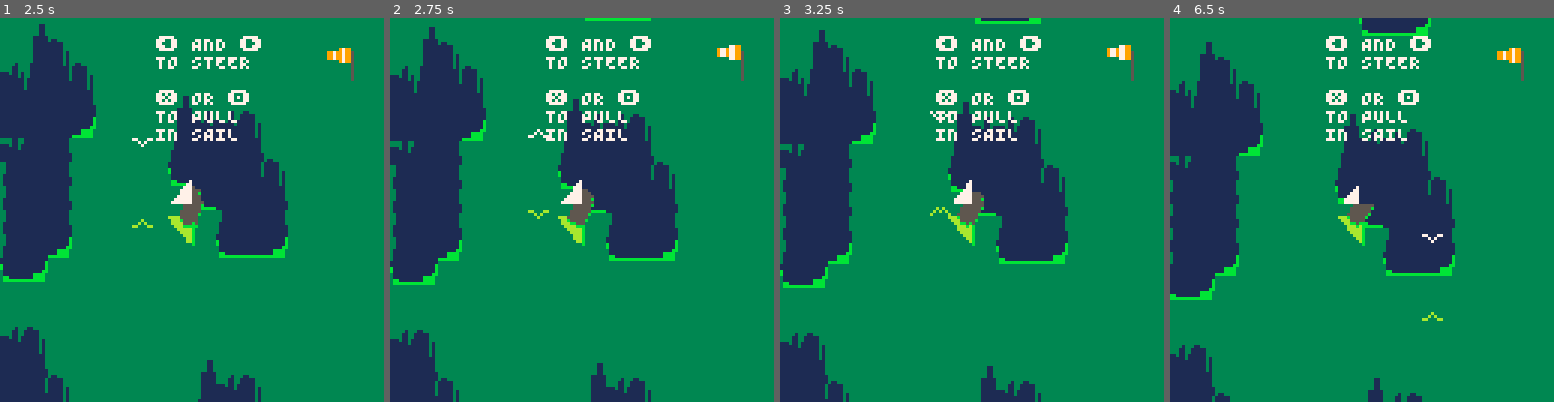
Above: before the commit, frames 1-4 (left to right).
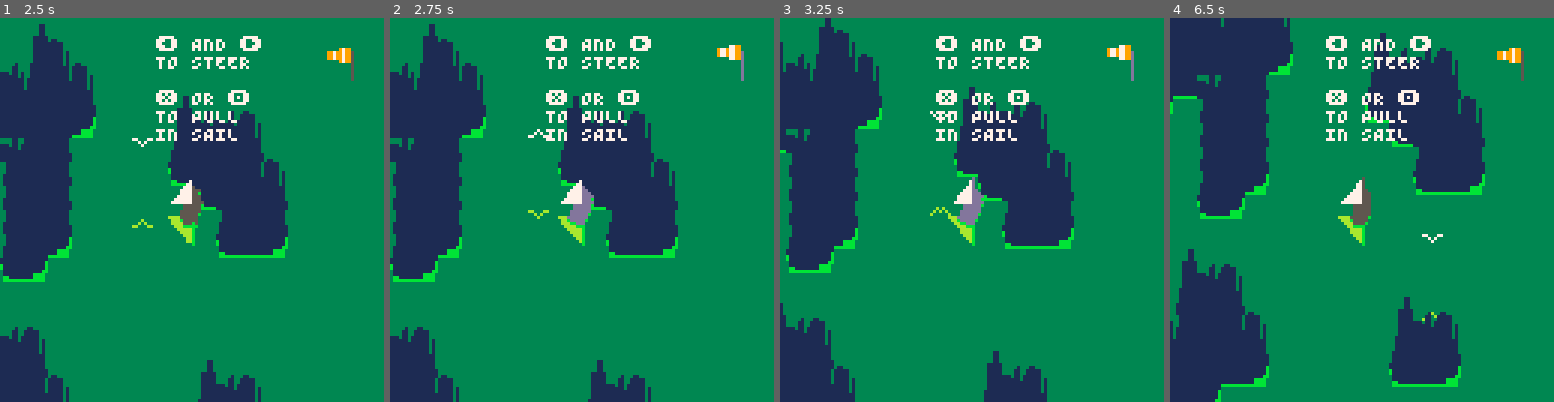
Above: after the commit, the same moments.

Repository: stekra/PICO-8-Carts
Game: PICO-8 cartridge boatgame.p8
Two runs of this game, one before a commit and one after it. Both use one fixed random seed, a clock stepped at 60 frames per second and the inputs below.
Inputs:
- Up to frame 1 (2.5 s): tap X (X key) at 0.33, 1.07, 1.85 s; tap O (Z key) at 0.7, 1.7, 2.1 s; hold Right 1.6-2.1 s; hold Right from 2.47 s (still down)
- Up to frame 2 (2.75 s): keep holding Right; tap O (Z key) at 2.5 s
- Up to frame 3 (3.25 s): tap O (Z key) at 2.9 s; tap X (X key) at 2.97 s; release Right at 3.03 s; hold Left from 3.08 s (still down)
- Up to frame 4 (6.5 s): tap O (Z key) every 0.4 s from 3.3 to 6.1 s; release Left at 3.58 s; hold Right 4.02-4.68 s; tap X (X key) at 4.08, 5.2, 6.32 s; hold Left 5.08-5.68 s; hold Right from 6.08 s (still down)

Frame 1 is identical in both runs. In frame 2, 2.3% of the frame differs, in the area x 0-93%, y 0-100%; in frame 3, 9.5%; in frame 4, 34%, in the area x 0-83%, y 0-100%.

Commit message:
Update boatgame: collision behavior

Diff:
--- a/boatgame.p8
+++ b/boatgame.p8
@@ -39,175 +39,17 @@
 	b.ang=0.25
 	b.spd=0.002
 	b.goals=0
+	b.c=false -- alt color
+	b.cs=0 -- color step
+	b.col=0 -- collided
+	b.col_max=2
 
 	s={} -- sail
 	s.x=b.x
 	s.y=b.y
 	s.ang=.35
 
-	g={} -- gull
-	g.tx=b.x+8
-	g.ty=b.y+8
-	g.ttx=g.tx
-	g.tty=g.ty
-	g.tttx=g.tx
-	g.ttty=g.ty
-	g.h=15 -- fly height
-	g.mh=g.h -- median h
-	g.r=20 -- fly radius
-	g.s=35 -- fly speed
-	g.l=0.4 -- target speed
-	g.attarget=false
-	g.br=40   -- boat range
-	g.bfr=150 -- boat far range
-	g.sitting=false
-	g.sit_max=3
-	g.sit_timer=g.sit_max
-	g.spr={32,33,34,35}
-	g.step=0 -- anim step
-	g.fr=1   -- anim frame
-	g.ft={2,1,1,1} -- rel fr time
-	g.sspr={48,49} -- sitting spr
-	g.sfr=1 -- sitting frame
-	g.sft={16,6} -- sitting ft
-	g.init=function()
-	 g.settarget()
-	end
-	g.update=function()
-	 -- anim
-	 g.step+=1
-	 local m=g.step%(10*g.ft[g.fr])
-	 if (m==0) g.fr+=1
-	 if (g.fr>4) g.fr=1
-	 local n=g.step%(10*g.sft[g.sfr])
-	 if (n==0) g.sfr+=1
-	 if (g.sfr>2) g.sfr=1
-
-	 -- fly
-	 if (g.ttx<g.tx) g.ttx+=g.l
-	 if (g.ttx>g.tx) g.ttx-=g.l
-	 if (g.tty<g.ty) g.tty+=g.l
-	 if (g.tty>g.ty) g.tty-=g.l
-
-	 if not g.boat_in_range(g.bfr) then
-		 local w=30
-		 g.ttx=mid(b.x+8-w,g.ttx,b.x+8+w)
-		 g.tty=mid(b.y+8-w,g.tty,b.y+8+w)
-		 g.sitting=false
-		end
-
-		if not g.sitting then
-			if (g.tttx<g.ttx) g.tttx+=g.l
-		 if (g.tttx>g.ttx) g.tttx-=g.l
-		 if (g.ttty<g.tty) g.ttty+=g.l
-		 if (g.ttty>g.tty) g.ttty-=g.l
-	 end
-
-	 if  abs(g.tx-g.tttx)<=40
-	 and abs(g.ty-g.ttty)<=40 then
-	  g.attarget=true
-	 else
-	  g.attarget=false
-	 end
-
-		if time()>20 then
-		 if g.boat_in_range(g.br) then
-		  g.settarget()
-		 end
-		else
-		 g.tttx=b.x+8
-		 g.ttty=b.y+8
-		 g.attarget=false
-		end
-
-	 -- sit
-	 local lr=g.r
-
-		if g.attarget
-		and g.boat_in_range(g.bfr) then
-		 g.sit_timer=max(g.sit_timer-1/60,0)
-		 local t=g.sit_timer/g.sit_max
-		 lr*=t
-		 if g.sit_timer<=0 then
-		  g.sitting=true
-		  g.sh=g.h
-		 end
-  else
-	   g.sitting=false
-	   g.sit_timer=g.sit_max
-  end
-
-  if g.boat_in_range(g.br)
-  and g.attarget then
-		 g.sit_timer=min(g.sit_timer+2/60,g.sit_max)
-		 local t=g.sit_timer/g.sit_max
-		 lr*=t*2-1
-		 if t>=0.5 then
-		  g.sitting=false
-		 end
-		 if g.sit_timer>=g.sit_max then
-		  g.settarget()
-		 end
-  end
-  printh(g.sit_timer)
-
-  if not g.sitting then
-	  g.h=g.mh+sin(time()/6)*5
-   -- lissajous
-		 local lx=sin(time()*4/g.s)
-		 local ly=cos(time()*5/g.s)
-		 g.x=g.tttx+lx*lr
-		 g.y=g.ttty+ly*lr
-		else
-		 g.x=g.tttx
-		 g.y=g.ttty
-		end
-
-  if (btn(❎)) g.settarget()
-	end
-	g.boat_in_range=function(r)
-	 if  b.x+8>g.tx-r
-	 and b.x+8<g.tx+r then
-	  if  b.y+8>g.ty-r
-	  and b.y+8<g.ty+r then
-	   return true
-	  end
-	 end
-	 return false
-	end
-	g.settarget=function()
-	 while true do
-		 cx=flr(rnd(62)+1)
-		 cy=flr(rnd(63)+1)
-		 local c=grid[cx][cy]
-	  if c==1 then
-	   g.tx=cx*8+4
-	   g.ty=cy*8+4
-	   return
-	  end
-	 end
-	end
-	g.draw=function()
---	 spr(8,g.tx-4,g.ty-4)
---	 spr(9,g.ttx-5,g.tty-5)
---	 circ(g.tx,g.ty,g.br,6)
---	 circ(g.tx,g.ty,g.bfr,6)
---	 local w=40
---	 rect(b.x+8-w,b.y+8-w,b.x+8+w,b.y+8+w)
-
-  if not g.sitting then
-	  spr(g.spr[g.fr],g.x,g.y-g.h)
-	 else
-	  spr(g.sspr[g.sfr],g.x,g.y-g.h)
-	 end
-	end
-	g.draw_refl=function()
-	 if not g.sitting then
-	  pal(7,10)
-	  spr(g.spr[g.fr],g.x,g.y+g.h,1,1,false,true)
-	  pal()
-	 end
-	end
+	g=init_gull()
 
 	cam={}
 	cam.x=0
@@ -273,25 +115,44 @@
  falloff=0.99
  b.vx*=falloff
  b.vy*=falloff
+ if b.col>0 then
+  b.vx=cos(b.ang)/8
+  b.vy=-sin(b.ang)/8
+ end
 
  b.x+=b.vx
  b.y+=b.vy
 
  vel+=b.spd*wf
  vel*=0.995
+	if b.col>0 then
+	 vel=0
+	end
 
  b.x-=cos(b.ang)*vel/2
  b.y+=sin(b.ang)*vel/2
+
+ -- flash on collisionn
+ if b.col>0 then
+  b.cs+=1
+  if b.cs%3==0 then
+   b.c=not b.c
+  end
+ end
 
  -- turn ctrl
  local t=0.005
  spd=sqrt(b.vx*b.vx+b.vy*b.vy)
  spd=(spd*2.5+0.2)
- if (btn(⬅️)) b.ang-=t*spd
- if (btn(➡️)) b.ang+=t*spd
+
+ if b.col==0 then
+	 if (btn(⬅️)) b.ang-=t*spd
+	 if (btn(➡️)) b.ang+=t*spd
+	end
 
  -- sail ctrl
- if (btn(🅾️) or btn(❎)) then
+ if (btn(🅾️) or btn(❎))
+ and b.col==0 then
   s.ang=arot(s.ang,b.ang,0.0027)
  else
   s.ang=arot(s.ang,wang,0.003)
@@ -307,12 +168,18 @@
 -- wang=(wang+0.0005)%1
 
  -- collision
+ b.col=max(b.col-1/60,0)
+
  local cx=flr((b.x+8)/8)
  local cy=flr((b.y+8)/8)
- if cx<1 or cy<1
+ if cx<1  or cy<1
+ or cx>63 or cy>63
  or grid[cx][cy]==1 then
-  printh("collided "..cx.." "..cy)
+--  printh("collided "..cx.." "..cy)
+  b.col=b.col_max
  end
+
+ printh(b.col)
 
  g.update()
 
@@ -449,6 +316,9 @@
 -- object functions ★
 
 function draw_boat(x,y,a)
+ if b.col>0 and b.c then
+  pal(5,13)
+ end
  for i=0,1 do
   local sx=16*(i%8)
   local sy=16*flr(i/8)
@@ -478,6 +348,172 @@
  line(x,y,x,y+11,5)
  pal()
  pal(10,138,1)
+end
+
+function init_gull()
+ g={}
+	g.tx=b.x+8
+	g.ty=b.y+8
+	g.ttx=g.tx
+	g.tty=g.ty
+	g.tttx=g.tx
+	g.ttty=g.ty
+	g.h=15 -- fly height
+	g.mh=g.h -- median h
+	g.r=20 -- fly radius
+	g.s=35 -- fly speed
+	g.l=0.4 -- target speed
+	g.attarget=false
+	g.br=40   -- boat range
+	g.bfr=150 -- boat far range
+	g.sitting=false
+	g.sit_max=3
+	g.sit_timer=g.sit_max
+	g.spr={32,33,34,35}
+	g.step=0 -- anim step
+	g.fr=1   -- anim frame
+	g.ft={2,1,1,1} -- rel fr time
+	g.sspr={48,49} -- sitting spr
+	g.sfr=1 -- sitting frame
+	g.sft={16,6} -- sitting ft
+	g.init=function()
+	 g.settarget()
+	end
+	g.update=function()
+	 -- anim
+	 g.step+=1
+	 local m=g.step%(10*g.ft[g.fr])
+	 if (m==0) g.fr+=1
+	 if (g.fr>4) g.fr=1
+	 local n=g.step%(10*g.sft[g.sfr])
+	 if (n==0) g.sfr+=1
+	 if (g.sfr>2) g.sfr=1
+
+	 -- fly
+	 if (g.ttx<g.tx) g.ttx+=g.l
+	 if (g.ttx>g.tx) g.ttx-=g.l
+	 if (g.tty<g.ty) g.tty+=g.l
+	 if (g.tty>g.ty) g.tty-=g.l
+
+	 if not g.boat_in_range(g.bfr) then
+		 local w=30
+		 g.ttx=mid(b.x+8-w,g.ttx,b.x+8+w)
+		 g.tty=mid(b.y+8-w,g.tty,b.y+8+w)
+		 g.sitting=false
+		end
+
+		if not g.sitting then
+			if (g.tttx<g.ttx) g.tttx+=g.l
+		 if (g.tttx>g.ttx) g.tttx-=g.l
+		 if (g.ttty<g.tty) g.ttty+=g.l
+		 if (g.ttty>g.tty) g.ttty-=g.l
+	 end
+
+	 if  abs(g.tx-g.tttx)<=40
+	 and abs(g.ty-g.ttty)<=40 then
+	  g.attarget=true
+	 else
+	  g.attarget=false
+	 end
+
+		if time()>20 then
+		 if g.boat_in_range(g.br) then
+		  g.settarget()
+		 end
+		else
+		 g.tttx=b.x+8
+		 g.ttty=b.y+8
+		 g.attarget=false
+		end
+
+	 -- sit
+	 local lr=g.r
+
+		if g.attarget
+		and g.boat_in_range(g.bfr) then
+		 g.sit_timer=max(g.sit_timer-1/60,0)
+		 local t=g.sit_timer/g.sit_max
+		 lr*=t
+		 if g.sit_timer<=0 then
+		  g.sitting=true
+		  g.sh=g.h
+		 end
+  else
+	   g.sitting=false
+	   g.sit_timer=g.sit_max
+  end
+
+  if g.boat_in_range(g.br)
+  and g.attarget then
+		 g.sit_timer=min(g.sit_timer+2/60,g.sit_max)
+		 local t=g.sit_timer/g.sit_max
+		 lr*=t*2-1
+		 if t>=0.5 then
+		  g.sitting=false
+		 end
+		 if g.sit_timer>=g.sit_max then
+		  g.settarget()
+		 end
+  end
+
+  if not g.sitting then
+	  g.h=g.mh+sin(time()/6)*5
+   -- lissajous
+		 local lx=sin(time()*4/g.s)
+		 local ly=cos(time()*5/g.s)
+		 g.x=g.tttx+lx*lr
+		 g.y=g.ttty+ly*lr
+		else
+		 g.x=g.tttx
+		 g.y=g.ttty
+		end
+
+  if (btn(❎)) g.settarget()
+	end
+	g.boat_in_range=function(r)
+	 if  b.x+8>g.tx-r
+	 and b.x+8<g.tx+r then
+	  if  b.y+8>g.ty-r
+	  and b.y+8<g.ty+r then
+	   return true
+	  end
+	 end
+	 return false
+	end
+	g.settarget=function()
+	 while true do
+		 cx=flr(rnd(62)+1)
+		 cy=flr(rnd(63)+1)
+		 local c=grid[cx][cy]
+	  if c==1 then
+	   g.tx=cx*8+4
+	   g.ty=cy*8+4
+	   return
+	  end
+	 end
+	end
+	g.draw=function()
+--	 spr(8,g.tx-4,g.ty-4)
+--	 spr(9,g.ttx-5,g.tty-5)
+--	 circ(g.tx,g.ty,g.br,6)
+--	 circ(g.tx,g.ty,g.bfr,6)
+--	 local w=40
+--	 rect(b.x+8-w,b.y+8-w,b.x+8+w,b.y+8+w)
+
+  if not g.sitting then
+	  spr(g.spr[g.fr],g.x,g.y-g.h)
+	 else
+	  spr(g.sspr[g.sfr],g.x,g.y-g.h)
+	 end
+	end
+	g.draw_refl=function()
+	 if not g.sitting then
+	  pal(7,10)
+	  spr(g.spr[g.fr],g.x,g.y+g.h,1,1,false,true)
+	  pal()
+	 end
+	end
+	return g
 end
 
 function new_sock(x,y)
